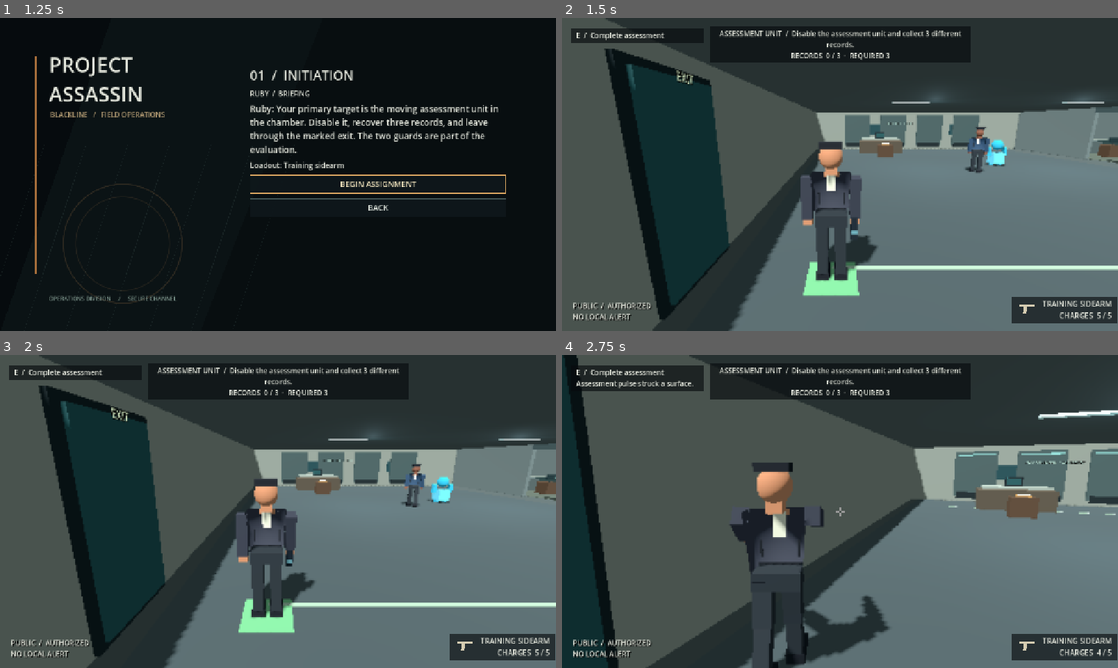
Above: before the commit, frames 1-4 (two rows, left to right).
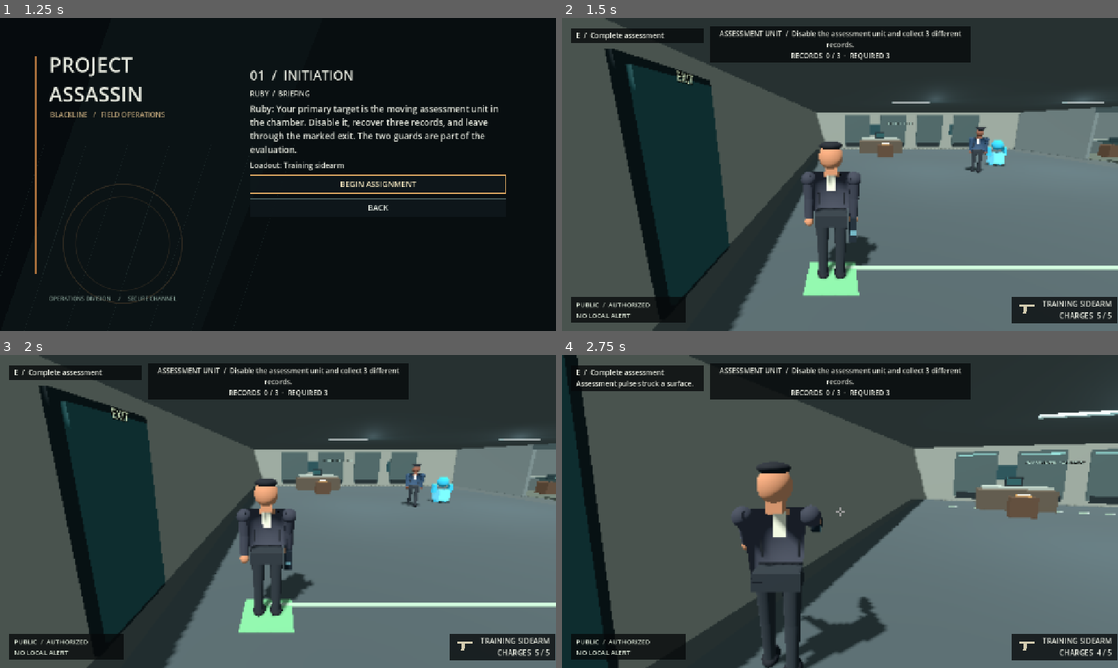
Above: after the commit, the same moments.

Repository: CoolgamerProXD/Stealty-Assasin-redesigned-computing-machine-Beta
Game: Godot game, scene res://scenes/main_menu.tscn
The game is run twice, just before and just after one commit, with the same random seed, the same clock (stepped at 60 frames per second) and the same inputs.
Inputs (mouse positions are in pixels of both pictures, inside the frame that each line leads up to):
- Up to frame 1 (1.25 s): click "CAMPAIGN / NEXT ASSIGNMENT" at 0.5 s
- Up to frame 2 (1.5 s): click "BEGIN ASSIGNMENT" at 1.25 s
- Up to frame 3 (2 s): no input
- Up to frame 4 (2.75 s): move the mouse to (867, 511) at 2.02 s; hold W (move_forward) from 2.03 s (still down); hold Right mouse button (aim) from 2.03 s (still down); click (867, 511) at 2.17 s; tap C (crouch) at 2.3 s

Frame 1 is identical in both runs. In frame 2, 2.1% of the frame differs, in the area x 1-77%, y 35-98%; in frame 3, 2.1%; in frame 4, 3.1%, in the area x 1-59%, y 34-100%.

Commit message:
Refine articulated limbs and gameplay HUD hierarchy
Co-authored-by: arena-agent <297053741+arena-agent@users.noreply.github.com>

Diff:
--- /dev/null
+++ b/scripts/ui/interaction_reticle.gd
@@ -0,0 +1,9 @@
+extends Control
+## Small original prompt reticle. Visibility is controlled by a real reachable item.
+func _ready() -> void:
+ mouse_filter = Control.MOUSE_FILTER_IGNORE
+
+func _draw() -> void:
+ var c := size * 0.5
+ draw_circle(c, 3.5, Color(0,0,0,0.65))
+ draw_circle(c, 1.8, Color(0.95,0.84,0.60,0.95))
--- a/scripts/visuals/stylized_person.gd
+++ b/scripts/visuals/stylized_person.gd
@@ -11,6 +11,9 @@
 var crouch_amount: float = 0.0
 var left_arm: Node3D
 var right_arm: Node3D
+var left_elbow: Node3D
+var right_elbow: Node3D
+var gait_speed: float = 0.0
 var torso: MeshInstance3D
 var weapon: Node3D
 var muzzle_flash: MeshInstance3D
@@ -48,7 +51,7 @@
  head.position = Vector3(0, 1.73, 0)
  head.material_override = skin
  upper_body.add_child(head)
- _box(upper_body, Vector3(0, 1.88, 0.015), Vector3(0.28, 0.07, 0.23), dark)
+ _ellipsoid(upper_body, Vector3(0, 1.87, 0.015), Vector3(0.29, 0.11, 0.27), dark)
  var eye := _material(Color(0.08, 0.09, 0.10))
  _box(upper_body, Vector3(-0.055, 1.76, -0.143), Vector3(0.035, 0.025, 0.015), eye)
  _box(upper_body, Vector3(0.055, 1.76, -0.143), Vector3(0.035, 0.025, 0.015), eye)
@@ -66,10 +69,10 @@
  right_leg = _leg(Vector3(0.12, 0.88, 0), trousers, dark)
  left_knee = left_leg.get_node("Knee")
  right_knee = right_leg.get_node("Knee")
- left_arm = _limb(Vector3(-0.31, 1.47, 0), Vector3(0.14, 0.54, 0.16), clothing, upper_body)
- right_arm = _limb(Vector3(0.31, 1.47, 0), Vector3(0.14, 0.54, 0.16), clothing, upper_body)
- _box(left_arm, Vector3(0, -0.57, 0), Vector3(0.12, 0.13, 0.13), skin)
- _box(right_arm, Vector3(0, -0.57, 0), Vector3(0.12, 0.13, 0.13), skin)
+ left_arm = _arm(Vector3(-0.29, 1.47, 0), clothing, skin)
+ right_arm = _arm(Vector3(0.29, 1.47, 0), clothing, skin)
+ left_elbow = left_arm.get_node("Elbow")
+ right_elbow = right_arm.get_node("Elbow")
  if role == "security":
   _box(upper_body, Vector3(-0.14, 1.40, -0.15), Vector3(0.09, 0.08, 0.02), _material(Color(0.68, 0.72, 0.65)))
   _box(upper_body, Vector3(0, 1.95, 0), Vector3(0.34, 0.07, 0.28), dark)
@@ -85,8 +88,8 @@
 func add_sidearm() -> void:
  if weapon: return
  weapon = Node3D.new()
- weapon.position = Vector3(0, -0.58, -0.04)
- right_arm.add_child(weapon)
+ weapon.position = Vector3(0, -0.30, -0.04)
+ right_elbow.add_child(weapon)
  var metal := _material(Color(0.12, 0.15, 0.18))
  var accent := _material(Color(0.36, 0.54, 0.58))
  _box(weapon, Vector3(0, -0.16, 0), Vector3(0.10, 0.34, 0.10), metal)
@@ -118,10 +121,11 @@
 
 func animate_motion(delta: float, speed: float) -> void:
  if not left_leg: return
- phase += delta * minf(speed, 5.0) * 2.6
+ var blend := 1.0 - exp(-delta * 10.0)
+ gait_speed = lerpf(gait_speed, speed, 1.0 - exp(-delta * 8.0))
+ phase += delta * minf(gait_speed, 5.0) * 2.6
  idle_phase += delta * 2.0
- var swing := sin(phase) * minf(speed * 0.16, 0.6)
- var blend := 1.0 - exp(-delta * 10.0)
+ var swing := sin(phase) * minf(gait_speed * 0.16, 0.6)
  weapon_draw = move_toward(weapon_draw, 1.0 if weapon_equipped else 0.0, delta * 3.0)
  weapon_aim_blend = move_toward(weapon_aim_blend, 1.0 if weapon_aiming and weapon_equipped else 0.0, delta * 4.0)
  torso.rotation.z = sin(idle_phase * 0.5) * 0.008
@@ -129,6 +133,8 @@
  # Independent knees bend during swing and crouch. Torso descends without
  # squashing the head or changing the model's horizontal proportions.
  upper_body.position.y = lerpf(upper_body.position.y, -0.70 * crouch_amount, blend)
+ var lean := -0.055 * clampf((gait_speed - 2.7) / 2.0, 0.0, 1.0) - 0.08 * crouch_amount
+ upper_body.rotation.x = lerp_angle(upper_body.rotation.x, lean, blend)
  left_leg.position.y = lerpf(left_leg.position.y, 0.88 - 0.52 * crouch_amount, blend)
  right_leg.position.y = left_leg.position.y
  var stride := swing * (1.0 - 0.45 * crouch_amount)
@@ -145,6 +151,9 @@
  var right_pose := lerpf(swing * 0.7, ready_pose, weapon_draw)
  right_pose -= weapon_recoil * 0.35
  right_arm.rotation.x = lerp_angle(right_arm.rotation.x, right_pose, blend)
+ # Elbows bend subtly during the stride and extend as the device is presented.
+ left_elbow.rotation.x = lerp_angle(left_elbow.rotation.x, lerpf(-0.15 - absf(swing) * 0.20, -0.36, weapon_aim_blend), blend)
+ right_elbow.rotation.x = lerp_angle(right_elbow.rotation.x, lerpf(-0.15 - absf(swing) * 0.20, -0.12, weapon_draw), blend)
  if weapon:
   weapon.visible = weapon_draw > 0.03
   muzzle_flash.visible = weapon_draw > 0.5 and weapon_recoil > 0.72
@@ -180,22 +189,56 @@
  parent.add_child(part)
  return part
 
-func _limb(pos: Vector3, size: Vector3, mat: Material, parent: Node3D) -> Node3D:
- var joint := Node3D.new()
- joint.position = pos
- parent.add_child(joint)
- _box(joint, Vector3(0, -size.y * 0.5, 0), size, mat)
- return joint
+func _ellipsoid(parent: Node3D, pos: Vector3, size: Vector3, mat: Material) -> MeshInstance3D:
+ var part := MeshInstance3D.new()
+ var mesh := SphereMesh.new()
+ mesh.radius = 0.5
+ mesh.height = 1.0
+ mesh.radial_segments = 10
+ mesh.rings = 5
+ part.mesh = mesh
+ part.scale = size
+ part.position = pos
+ part.material_override = mat
+ parent.add_child(part)
+ return part
+
+func _tapered(parent: Node3D, pos: Vector3, top_radius: float, bottom_radius: float, length: float, mat: Material) -> MeshInstance3D:
+ var part := MeshInstance3D.new()
+ var mesh := CylinderMesh.new()
+ mesh.top_radius = top_radius
+ mesh.bottom_radius = bottom_radius
+ mesh.height = length
+ mesh.radial_segments = 8
+ part.mesh = mesh
+ part.position = pos
+ part.material_override = mat
+ parent.add_child(part)
+ return part
+
+func _arm(pos: Vector3, fabric: Material, skin: Material) -> Node3D:
+ var shoulder := Node3D.new()
+ shoulder.position = pos
+ upper_body.add_child(shoulder)
+ _ellipsoid(shoulder, Vector3(0,-0.025,0), Vector3(0.19,0.19,0.19), fabric)
+ _tapered(shoulder, Vector3(0,-0.14,0), 0.082, 0.065, 0.28, fabric)
+ var elbow := Node3D.new()
+ elbow.name = "Elbow"
+ elbow.position.y = -0.28
+ shoulder.add_child(elbow)
+ _tapered(elbow, Vector3(0,-0.13,0), 0.067, 0.055, 0.26, fabric)
+ _ellipsoid(elbow, Vector3(0,-0.30,0), Vector3(0.12,0.14,0.13), skin)
+ return shoulder
 
 func _leg(pos: Vector3, trousers: Material, shoes: Material) -> Node3D:
  var hip := Node3D.new()
  hip.position = pos
  add_child(hip)
- _box(hip, Vector3(0,-0.195,0), Vector3(0.16,0.39,0.18), trousers)
+ _tapered(hip, Vector3(0,-0.195,0), 0.09, 0.072, 0.39, trousers)
  var knee := Node3D.new()
  knee.name = "Knee"
  knee.position = Vector3(0,-0.39,0)
  hip.add_child(knee)
- _box(knee, Vector3(0,-0.195,0), Vector3(0.14,0.39,0.16), trousers)
- _box(knee, Vector3(0,-0.42,-0.06), Vector3(0.18,0.12,0.30), shoes)
+ _tapered(knee, Vector3(0,-0.195,0), 0.072, 0.055, 0.39, trousers)
+ _ellipsoid(knee, Vector3(0,-0.42,-0.06), Vector3(0.18,0.12,0.30), shoes)
  return hip
--- a/scripts/world/hotel.gd
+++ b/scripts/world/hotel.gd
@@ -11,7 +11,7 @@
 var prompt_panel: PanelContainer
 var equipment_hud: Label
 var awareness_hud: Label
-var interaction_dot: Label
+var interaction_dot: Control
 var equipment_icon: Control
 var crosshair: Control
 var shot_audio: AudioStreamPlayer
@@ -491,7 +491,9 @@
  canvas.add_child(overlay)
  # Original restrained HUD: only mission-derived information, no invented health.
  var style := StyleBoxFlat.new()
- style.bg_color = Color(0.025, 0.04, 0.05, 0.64)
+ style.bg_color = Color(0.025, 0.035, 0.04, 0.78)
+ style.border_color = Color(0.70, 0.56, 0.36, 0.55)
+ style.border_width_bottom = 1
  style.content_margin_left = 12
  style.content_margin_right = 12
  style.content_margin_top = 6
@@ -526,6 +528,7 @@
  equipment_row.add_child(equipment_icon)
  equipment_hud = Label.new()
  equipment_hud.horizontal_alignment = HORIZONTAL_ALIGNMENT_RIGHT
+ equipment_hud.size_flags_horizontal = Control.SIZE_EXPAND_FILL
  equipment_hud.add_theme_font_size_override("font_size", 17)
  equipment_row.add_child(equipment_hud)
  var bottom := PanelContainer.new()
@@ -536,17 +539,18 @@
  bottom.mouse_filter = Control.MOUSE_FILTER_IGNORE
  bottom.add_theme_stylebox_override("panel", style.duplicate())
  overlay.add_child(bottom)
+ var awareness_panel := PanelContainer.new()
+ awareness_panel.set_anchors_preset(Control.PRESET_BOTTOM_LEFT)
+ awareness_panel.offset_left = 20
+ awareness_panel.offset_top = -78
+ awareness_panel.offset_right = 285
+ awareness_panel.offset_bottom = -20
+ awareness_panel.mouse_filter = Control.MOUSE_FILTER_IGNORE
+ awareness_panel.add_theme_stylebox_override("panel", style.duplicate())
+ overlay.add_child(awareness_panel)
  awareness_hud = Label.new()
- awareness_hud.set_anchors_preset(Control.PRESET_BOTTOM_LEFT)
- awareness_hud.offset_left = 24
- awareness_hud.offset_top = -70
- awareness_hud.offset_right = 420
- awareness_hud.offset_bottom = -20
- awareness_hud.add_theme_font_size_override("font_size", 16)
- awareness_hud.add_theme_color_override("font_shadow_color", Color.BLACK)
- awareness_hud.add_theme_constant_override("shadow_offset_x", 2)
- awareness_hud.add_theme_constant_override("shadow_offset_y", 2)
- overlay.add_child(awareness_hud)
+ awareness_hud.add_theme_font_size_override("font_size", 15)
+ awareness_panel.add_child(awareness_hud)
  crosshair = preload("res://scripts/ui/aim_reticle.gd").new()
  crosshair.mouse_filter = Control.MOUSE_FILTER_IGNORE
  crosshair.set_anchors_preset(Control.PRESET_CENTER)
@@ -556,14 +560,12 @@
  crosshair.offset_bottom = 20
  crosshair.visible = false
  overlay.add_child(crosshair)
- interaction_dot = Label.new()
- interaction_dot.text = "·"
+ interaction_dot = preload("res://scripts/ui/interaction_reticle.gd").new()
  interaction_dot.set_anchors_preset(Control.PRESET_CENTER)
- interaction_dot.offset_left = -5
- interaction_dot.offset_right = 5
- interaction_dot.offset_top = -14
- interaction_dot.offset_bottom = 14
- interaction_dot.horizontal_alignment = HORIZONTAL_ALIGNMENT_CENTER
+ interaction_dot.offset_left = -8
+ interaction_dot.offset_right = 8
+ interaction_dot.offset_top = -8
+ interaction_dot.offset_bottom = 8
  interaction_dot.visible = false
  overlay.add_child(interaction_dot)
  instinct_label = Label.new()
@@ -911,11 +913,13 @@
  var target := "ASSESSMENT UNIT" if mission_id() == "initiation" else "ADRIAN LOCKE"
  hud.text = target + "  /  " + mission.objective_text() + "\n" + "RECORDS  %d / %d  ·  REQUIRED %d" % [mission.clues.size(), mission.available_records.size(), mission.required_records]
  awareness_hud.text = "%s  /  %s\n%s" % [area.to_upper(), access, local_state]
+ awareness_hud.add_theme_color_override("font_color", Color(1.0,0.76,0.48) if local_state != "NO LOCAL ALERT" else (Color(0.94,0.78,0.58) if access == "RESTRICTED" else Color(0.86,0.90,0.84)))
  fps_label.visible = Campaign.settings["show_fps"]
  fps_label.text = "%d FPS" % Engine.get_frames_per_second()
  equipment_icon.call("set_item", player.equipment.selected)
  equipment_hud.text = Campaign.item_label(player.equipment.selected).to_upper()
  if player.equipment.selected == "training_sidearm": equipment_hud.text += "\nCHARGES  %d / 5" % player.equipment.charges
+ elif player.equipment.selected == "quiet_line": equipment_hud.text += "\nQ  /  USE NEARBY"
  crosshair.visible = player.aiming
  var nearest := _nearest()
  interaction_dot.visible = nearest != null and not player.aiming
--- a/tests/run_tests.gd
+++ b/tests/run_tests.gd
@@ -620,6 +620,8 @@
  initiation.call("_process", 0.0)
  check(initiation.get("hud").text.contains("ASSESSMENT UNIT") and initiation.get("equipment_hud").text.contains("5 / 5"), "Initiation HUD shows target and real starting charges")
  check(init_player.body_mesh is StylizedPerson and init_npcs[0].person is StylizedPerson, "player and guard spawn articulated visual characters")
+ check(init_player.body_mesh.left_elbow != null and init_player.body_mesh.right_elbow != null and init_player.body_mesh.weapon.get_parent() == init_player.body_mesh.right_elbow, "articulated elbows carry the visible sidearm")
+ check(init_player.body_mesh.left_knee.get_child(0) is MeshInstance3D and (init_player.body_mesh.left_knee.get_child(0) as MeshInstance3D).mesh is CylinderMesh, "character legs use tapered articulated geometry")
  var start_guard := init_npcs[0].global_position
  init_player.global_position = Vector3(-12, 0.05, 0)
  Input.action_press("crouch")
